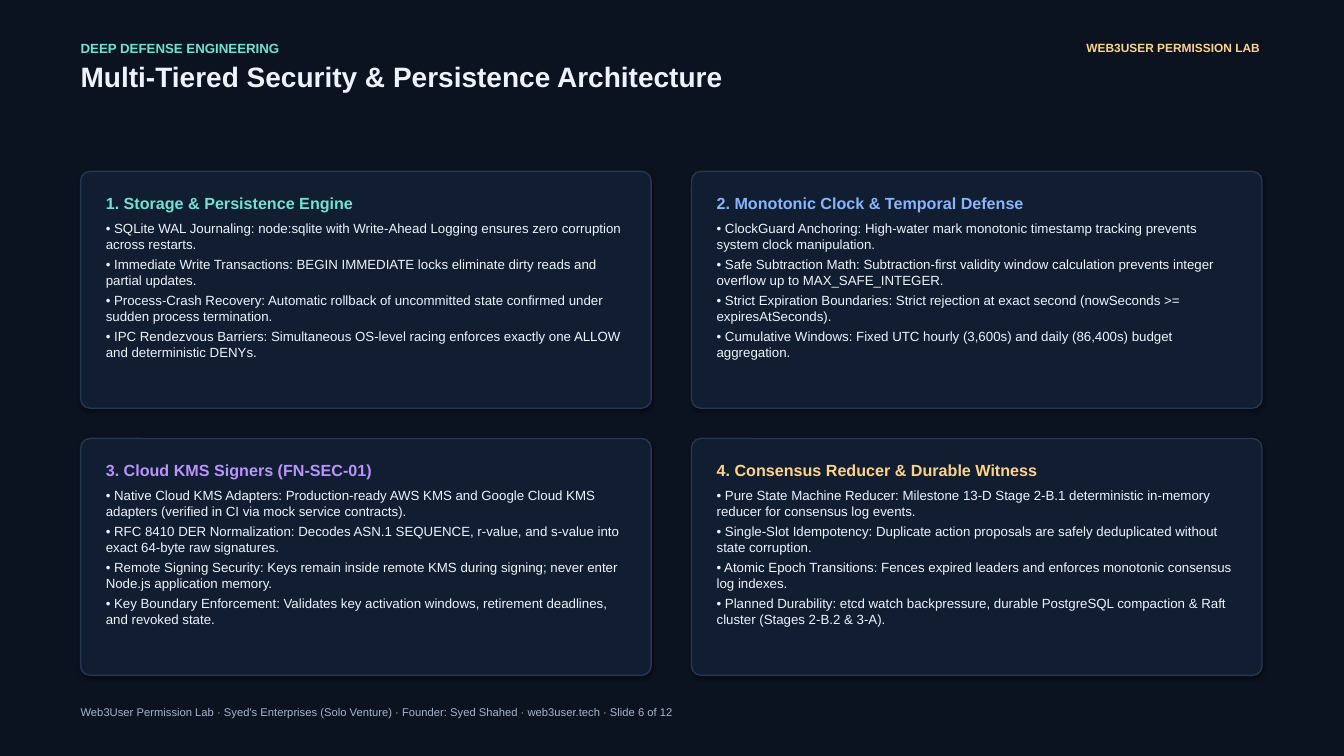
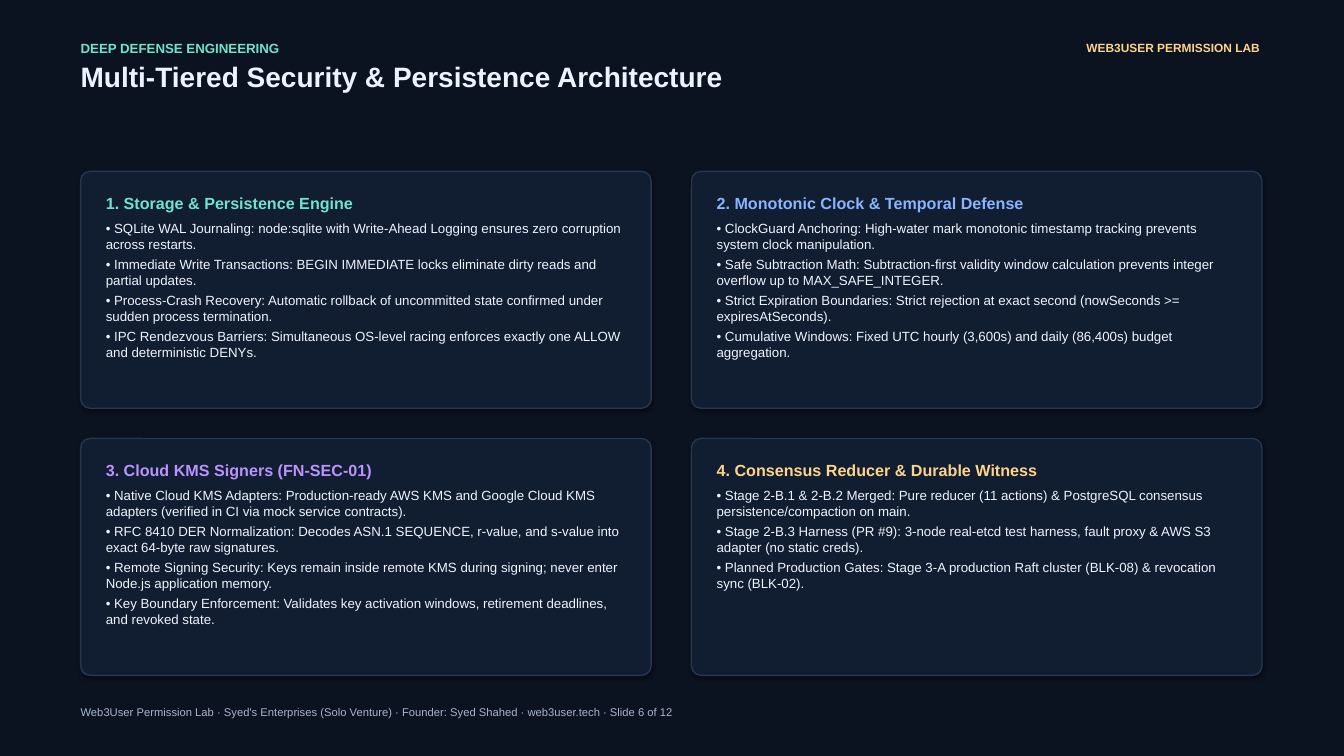
Before and after one commit to syedsenterprises/Web3User-Permission-Lab, a slide deck: slide 6 of funding/application/Web3User-TECH-Funding-Pitch-Deck.pptx. Drawn at 1344x756 pixels with LibreOffice and Linux fonts; fonts in the diff are those of the drawing. Boxes give left, top, right and bottom in pixels: in the first picture for what was removed or moved away, otherwise in the second. Text is boxed around its words. In the diff, an @@ line names an element or a change of style, - is before the commit and + after.

Commit message:
docs(funding): reconcile test metrics, roadmap status, and primary-source citations

```diff
--- a/funding/application/Web3User-TECH-Funding-Pitch-Deck.pptx
+++ b/funding/application/Web3User-TECH-Funding-Pitch-Deck.pptx
@@ text at <box>717,490,1216,591</box>: text changed @@
-• Pure State Machine Reducer: Milestone 13-D Stage 2-B.1 deterministic in-memory reducer for consensus log events.
-• Single-Slot Idempotency: Duplicate action proposals are safely deduplicated without state corruption.
-• Atomic Epoch Transitions: Fences expired leaders and enforces monotonic consensus log indexes.
-• Planned Durability: etcd watch backpressure, durable PostgreSQL compaction & Raft cluster (Stages 2-B.2 & 3-A).
+• Stage 2-B.1 & 2-B.2 Merged: Pure reducer (11 actions) & PostgreSQL consensus persistence/compaction on main.
+• Stage 2-B.3 Harness (PR #9): 3-node real-etcd test harness, fault proxy & AWS S3 adapter (no static creds).
+• Planned Production Gates: Stage 3-A production Raft cluster (BLK-08) & revocation sync (BLK-02).
```
Also in this commit, not shown: 5 other slides changed, 12 other files.
